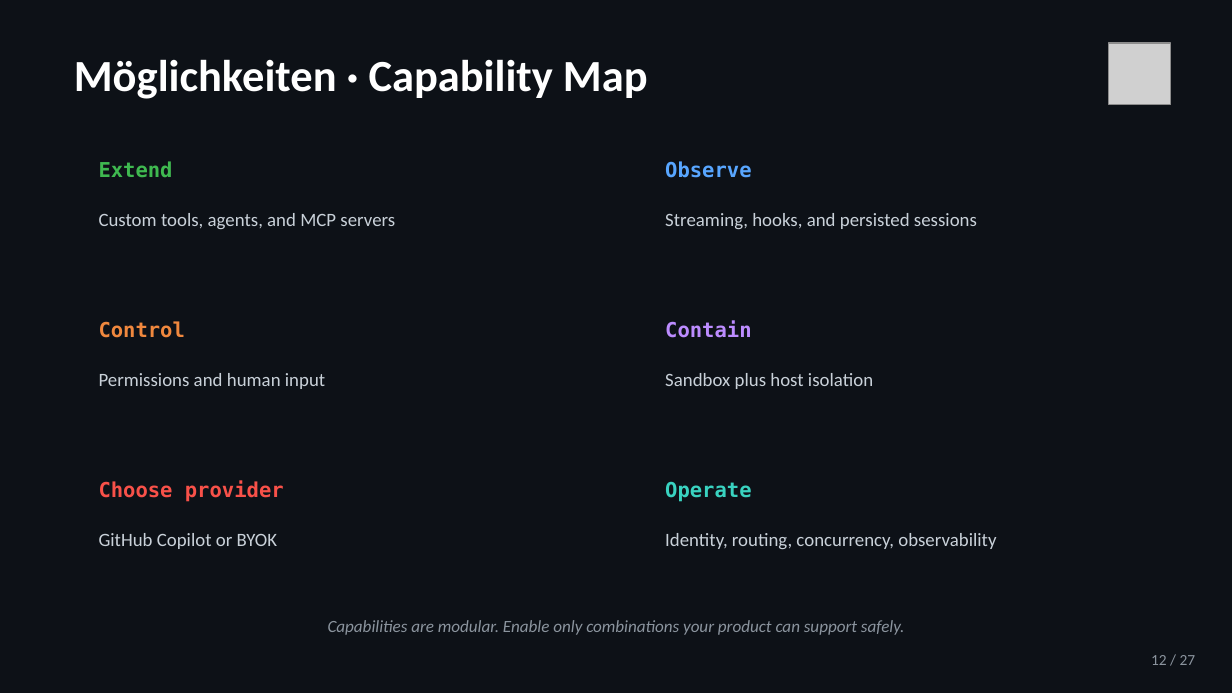
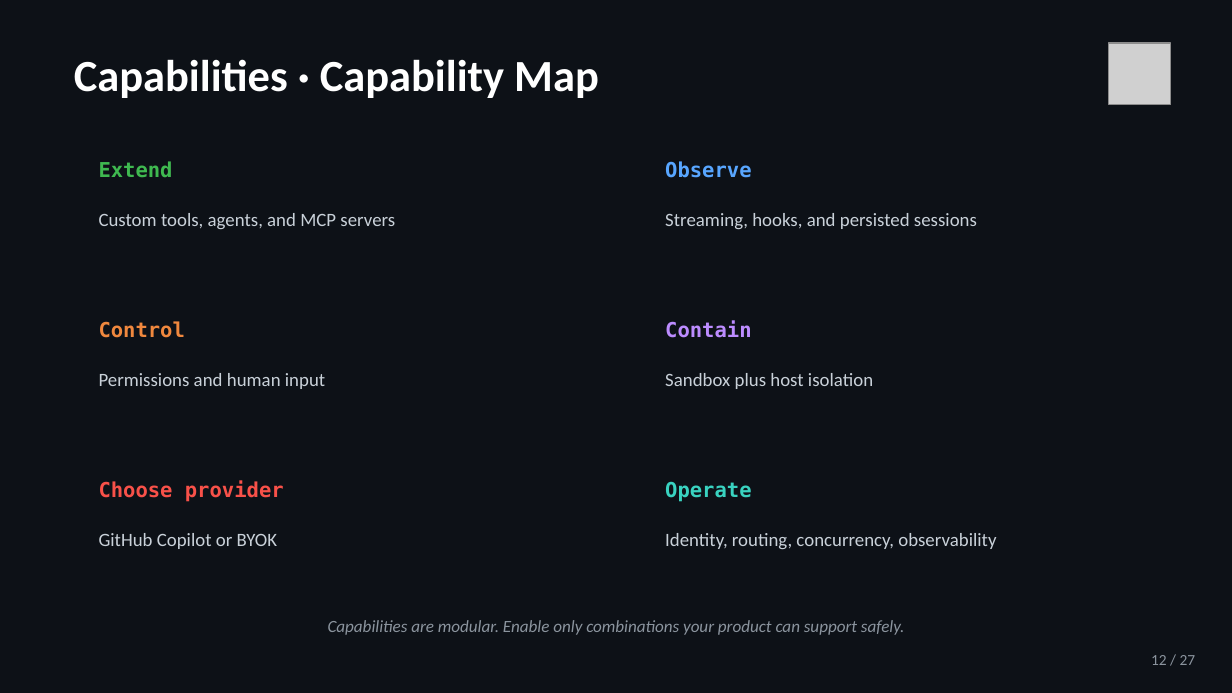
Before and after one commit to jeffrey-groneberg/ghcp_sdk, a slide deck: slide 12 of GitHub-Copilot-SDK.pptx. Drawn at 1232x693 pixels with LibreOffice and Linux fonts; fonts in the diff are those of the drawing; grey boxes stand for pictures. Boxes give left, top, right and bottom in pixels: in the first picture for what was removed or moved away, otherwise in the second. Text is boxed around its words. In the diff, an @@ line names an element or a change of style, - is before the commit and + after.

```diff
--- a/GitHub-Copilot-SDK.pptx
+++ b/GitHub-Copilot-SDK.pptx
@@ text at bbox=[74, 59, 599, 98]: text changed @@
-Möglichkeiten · Capability Map
+Capabilities · Capability Map
```
Also in this commit, not shown: 10 other slides changed, 1 other file.
